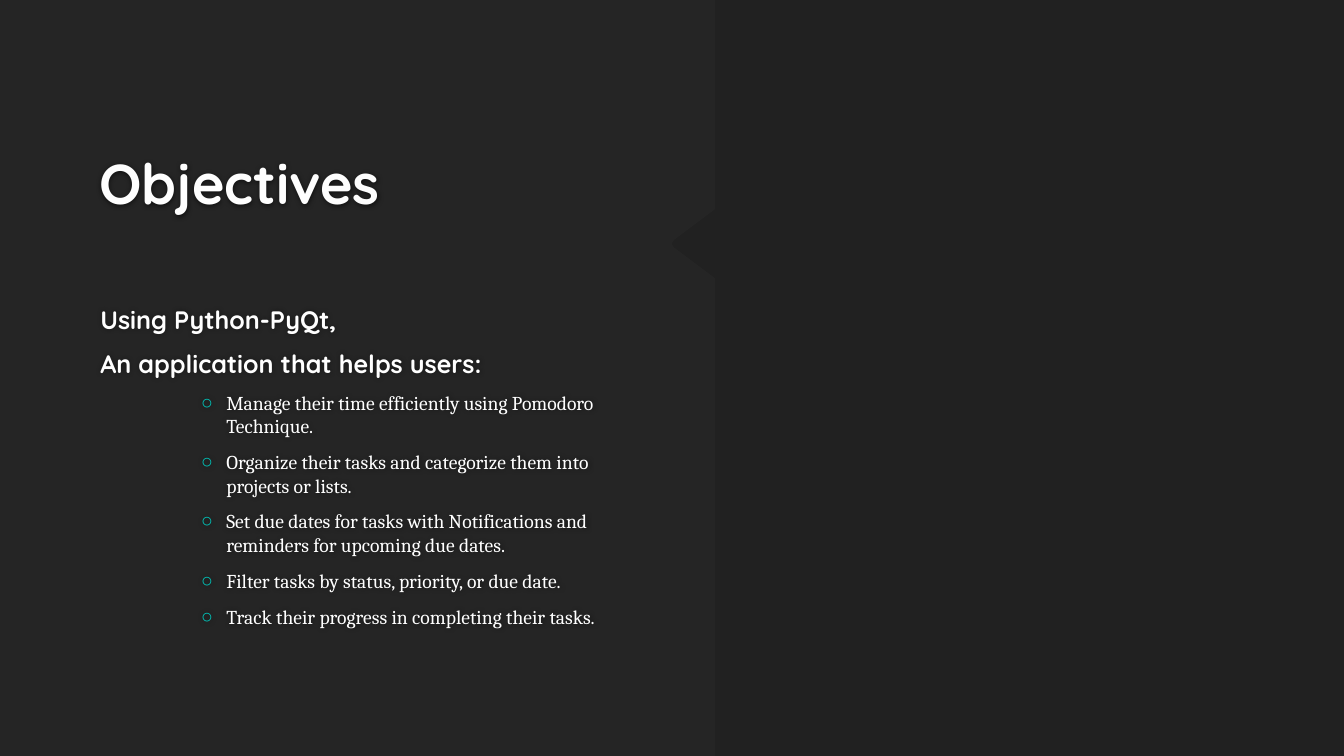
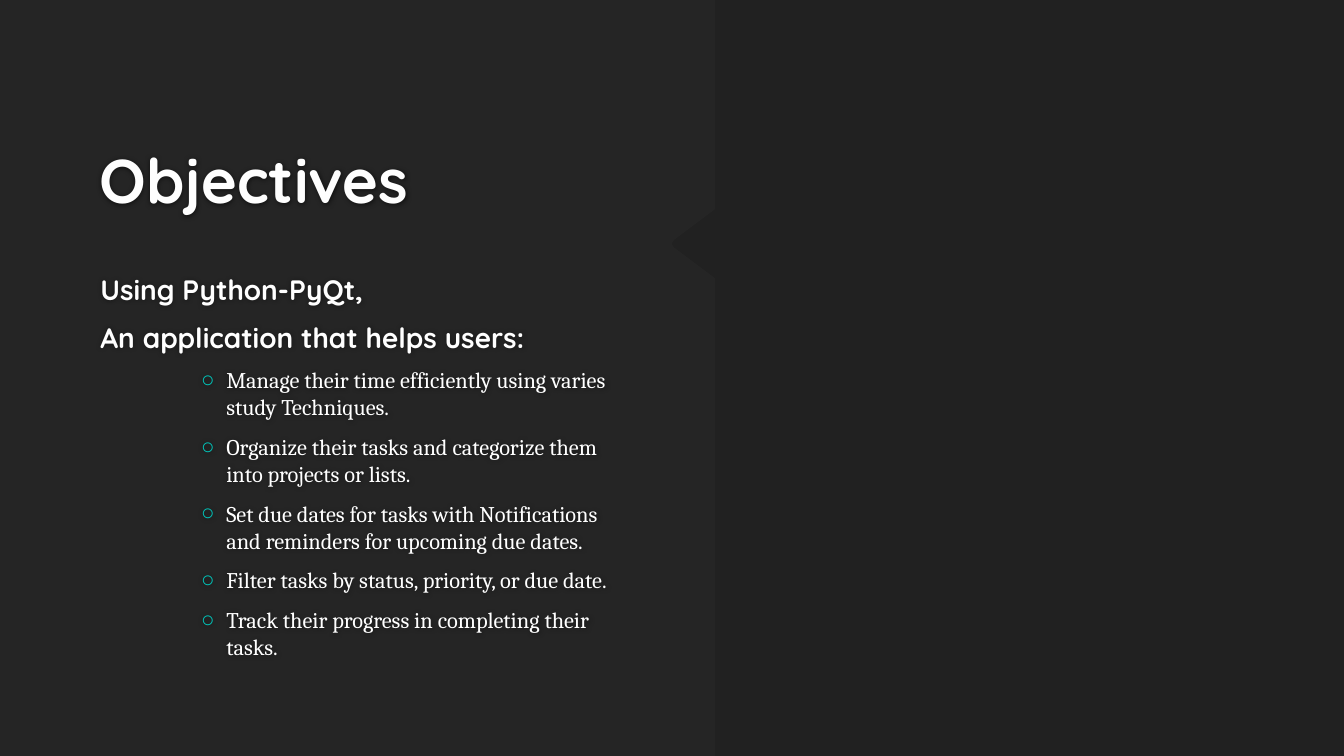
Before and after one commit to BadrGello/Task-Management-App, a slide deck: slide 2 of Documents/HCI Project Proposal.pptx. Drawn at 1344x756 pixels with LibreOffice and Linux fonts; fonts in the diff are those of the drawing; background and template pictures are left out. Boxes give left, top, right and bottom in pixels: in the first picture for what was removed or moved away, otherwise in the second. Text is boxed around its words. In the diff, an @@ line names an element or a change of style, - is before the commit and + after.

Commit message:
change the font and the study techniques

```diff
--- a/Documents/HCI Project Proposal.pptx
+++ b/Documents/HCI Project Proposal.pptx
@@ title "Objectives" at [99, 157, 408, 215]: size 40 to 44 pt @@
@@ text at [100, 279, 607, 655]: size 18 to 20 pt in "Using Python-PyQt,", "An application that helps users:"; size 14 to 16 pt in "Organize their tasks and categorize them into ...", "Set due dates for tasks with Notifications ...", "Filter tasks by status, priority, or due ...", "Track their progress in completing their tasks." @@
@@ text at [226, 372, 605, 420]: text changed; size 14 to 16 pt @@
-    ○ Manage their time efficiently using Pomodoro Technique.
+    ○ Manage their time efficiently using varies study Techniques.
```
Also in this commit, not shown: 11 other slides changed.
